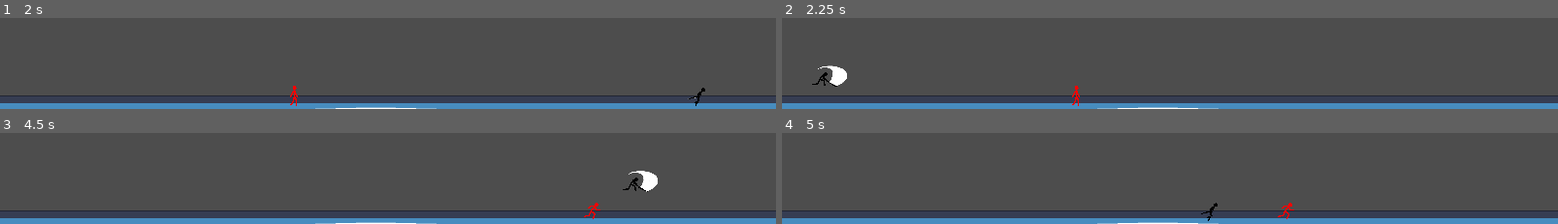
Above: before the commit, frames 1-4 (two rows, left to right).
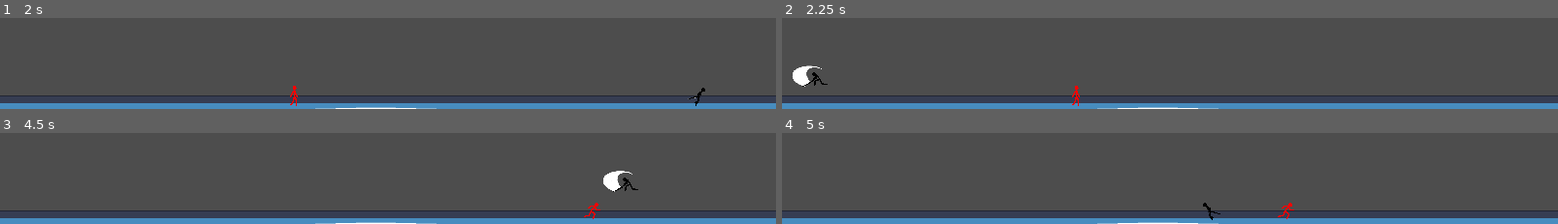
Above: after the commit, the same moments.

Repository: tyomhak/RedEyeSamurai-gd
Game: Godot game, scene res://scenes/levels/test_level.tscn
Two runs of this game, one before a commit and one after it. Both use one fixed random seed, a clock stepped at 60 frames per second and the inputs below. The engine's default icon, where the game draws it, is replaced by a stand-in: a white triangle on a blue panel in a dark square.
Inputs (mouse positions are in pixels of both pictures, inside the frame that each line leads up to):
- Up to frame 1 (2 s): tap Enter at 0.5 s; move the mouse to (outside the picture) at 0.52 s; hold D (right) from 0.53 s (still down); click (outside the picture) at 0.6 s; tap Space (jump) at 0.77, 1.52 s; move the mouse to (outside the picture) at 1.27 s; click (outside the picture) at 1.35 s
- Up to frame 2 (2.25 s): tap R (restart) at 2 s; move the mouse to (outside the picture) at 2.02 s; release D (right) at 2.03 s; hold A (left) from 2.03 s (still down); click (outside the picture) at 2.1 s
- Up to frame 3 (4.5 s): tap R (restart) at 2.75 s; move the mouse to (outside the picture) at 2.77 s; release A (left) at 2.78 s; hold D (right) 2.78-4.28 s; click (outside the picture) at 2.85 s; tap Space (jump) at 3.02, 3.77 s; move the mouse to (outside the picture) at 3.52 s; click (outside the picture) at 3.6 s; move the mouse to (outside the picture) at 4.27 s; hold A (left) from 4.28 s (still down); click (outside the picture) at 4.35 s
- Up to frame 4 (5 s): keep holding A (left); tap Space (jump) at 4.52 s

Frame 1 is identical in both runs. In frame 2, 0.9% of the frame differs, in the area x 1-9%, y 52-76%; in frame 3, 0.9%, in the area x 77-85%, y 41-65%; in frame 4, 0.1%.

Commit message:
Add Player Direction Flip. Increase Enemy attack area.

Diff:
--- a/scenes/entities/basic_enemy.tscn
+++ b/scenes/entities/basic_enemy.tscn
@@ -28,6 +28,7 @@
 [sub_resource type="CapsuleShape2D" id="CapsuleShape2D_wp2ha"]
 
 [sub_resource type="RectangleShape2D" id="RectangleShape2D_ytn6i"]
+size = Vector2(40, 34)
 
 [sub_resource type="SpriteFrames" id="SpriteFrames_5havr"]
 animations = [{
@@ -145,6 +146,7 @@
 damage_amount = 2
 
 [node name="CollisionShape2D" parent="AreaAttack" index="0"]
+position = Vector2(-4, -2)
 shape = SubResource("RectangleShape2D_ytn6i")
 
 [node name="AnimatedSprite2D" type="AnimatedSprite2D" parent="."]
--- a/scenes/entities/player.tscn
+++ b/scenes/entities/player.tscn
@@ -154,14 +154,6 @@
 [node name="CollisionShape2D" type="CollisionShape2D" parent="."]
 shape = SubResource("CapsuleShape2D_ocrxd")
 
-[node name="SimpleAreaAttack" parent="." instance=ExtResource("3_5essf")]
-position = Vector2(13, 0)
-collision_mask = 4
-damage_amount = 10
-
-[node name="CollisionShape2D" parent="SimpleAreaAttack" index="0"]
-shape = SubResource("RectangleShape2D_w4ymv")
-
 [node name="Health" parent="." instance=ExtResource("4_nqlig")]
 collision_layer = 2
 
@@ -171,14 +163,23 @@
 [node name="LevelManager" type="Node" parent="."]
 script = ExtResource("5_jdtha")
 
-[node name="AnimatedSprite2D" type="AnimatedSprite2D" parent="."]
+[node name="DirectionNode" type="Node2D" parent="."]
+
+[node name="SimpleAreaAttack" parent="DirectionNode" instance=ExtResource("3_5essf")]
+position = Vector2(13, 0)
+collision_mask = 4
+damage_amount = 10
+
+[node name="CollisionShape2D" parent="DirectionNode/SimpleAreaAttack" index="0"]
+shape = SubResource("RectangleShape2D_w4ymv")
+
+[node name="AnimatedSprite2D" type="AnimatedSprite2D" parent="DirectionNode"]
 scale = Vector2(0.256, 0.256)
 sprite_frames = SubResource("SpriteFrames_3i2sl")
 animation = &"idle"
 
 [connection signal="onDeath" from="Health" to="LevelManager" method="restart_level"]
-[connection signal="onTakeDamage" from="Health" to="LevelManager" method="debug_print"]
-[connection signal="animation_finished" from="AnimatedSprite2D" to="." method="_on_animated_sprite_2d_animation_finished"]
+[connection signal="animation_finished" from="DirectionNode/AnimatedSprite2D" to="." method="_on_animated_sprite_2d_animation_finished"]
 
-[editable path="SimpleAreaAttack"]
 [editable path="Health"]
+[editable path="DirectionNode/SimpleAreaAttack"]
--- a/src/combat/AreaAttack.gd
+++ b/src/combat/AreaAttack.gd
@@ -7,7 +7,6 @@
 
 func attack():
 	var targets = get_overlapping_areas()
-	print(targets.size())
 	if not targets.is_empty():
 		for target in targets:
 			if target.has_method("take_damage"):
--- a/src/entities/player.gd
+++ b/src/entities/player.gd
@@ -9,8 +9,9 @@
 var gravity = ProjectSettings.get_setting("physics/2d/default_gravity")
 
 
-@onready var simple_attack: AreaAttack = $SimpleAreaAttack
-@onready var _animated_sprite = $AnimatedSprite2D
+@onready var simple_attack: AreaAttack = $DirectionNode/SimpleAreaAttack
+@onready var _animated_sprite = $DirectionNode/AnimatedSprite2D
+@onready var flip_node: Node2D = $DirectionNode
 
 var target_vel: Vector2 = Vector2.ZERO
 
@@ -27,9 +28,14 @@
 	handle_attack()
 	move_and_slide()
 
+	## Flip the character based on the movement direction
+	if velocity.x != 0:
+		var direction = sign(velocity.x)
+		flip_node.scale.x = abs(flip_node.scale.x) * direction
 
 func handle_movement():
 	var direction = Input.get_axis("left", "right")
+
 	velocity.x = direction * hor_vel
 	if(_is_attacking): return
 	if(!is_on_floor()):
--- a/src/managers/level_manager.gd
+++ b/src/managers/level_manager.gd
@@ -3,9 +3,6 @@
 func restart_level():
 	get_tree().reload_current_scene()
 
-func debug_print():
-	print("player_damaged")
-
 func _process(_delta):
 	if Input.is_action_just_pressed("restart"):
 		restart_level()
